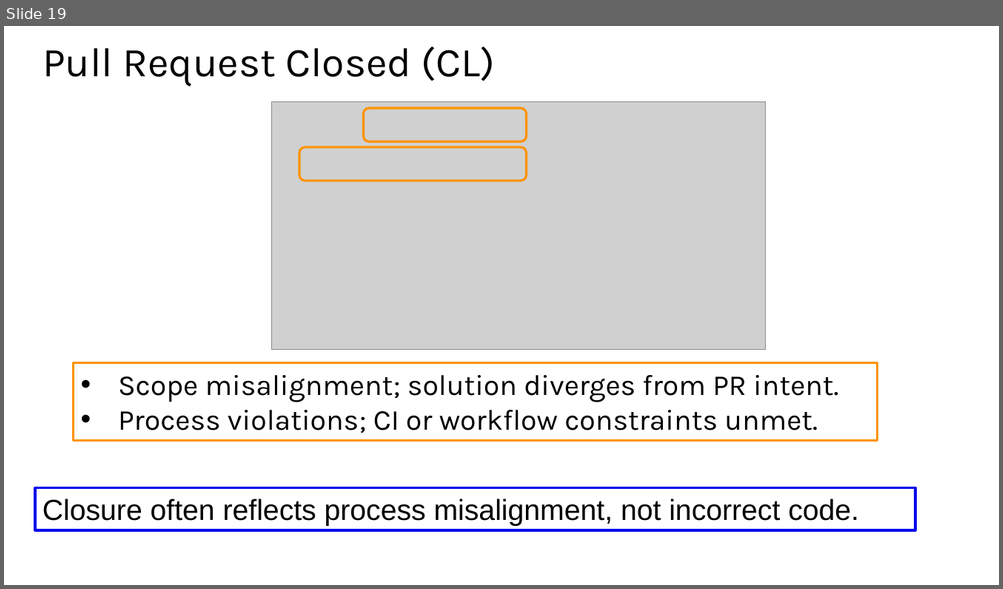
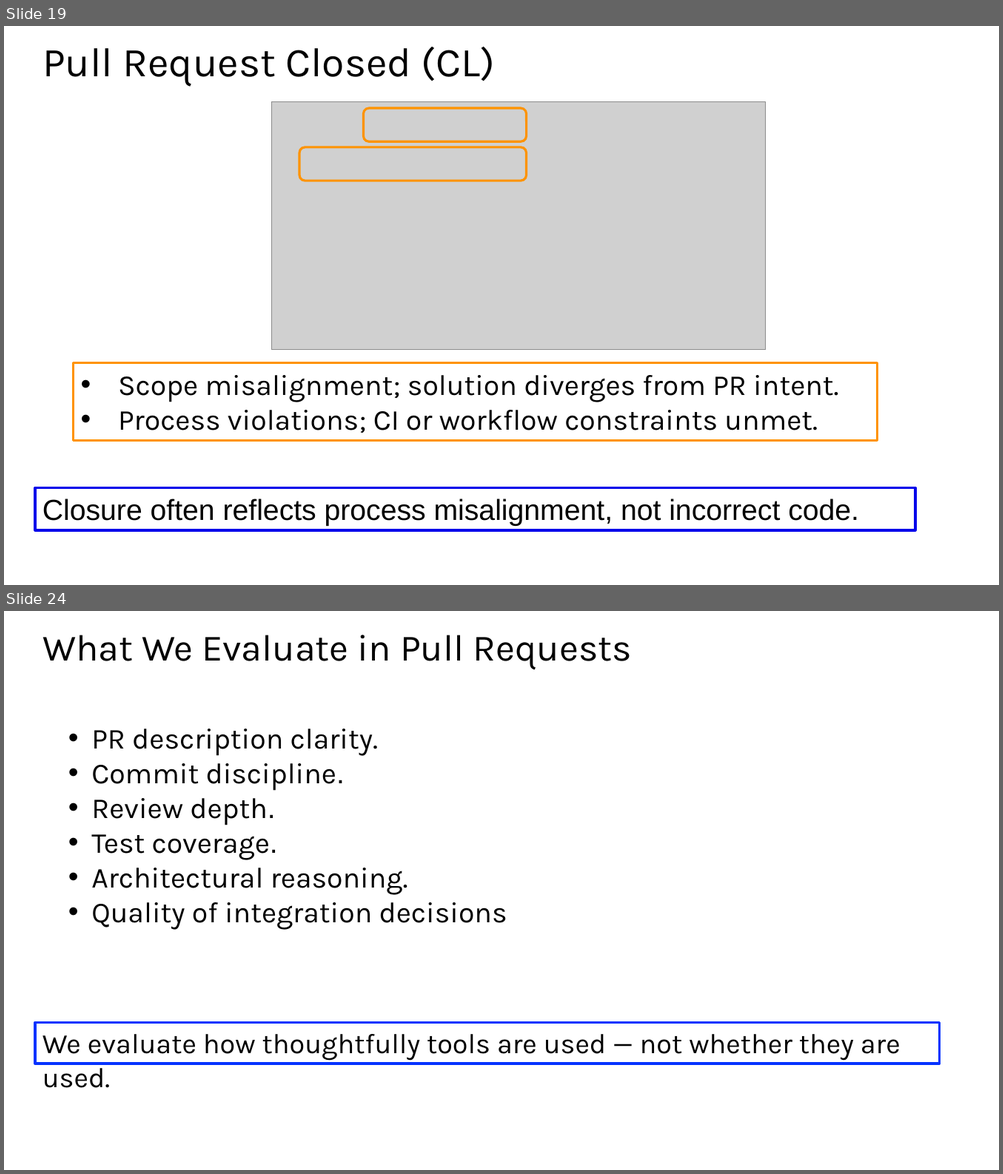
Before and after one commit to johnxu21/johnxu21.github.io, a slide deck: teaching/CS472/Timetable/LLV-L1.pptx. Shown one above the other, each under a label of ours: slide 19 before the commit, slides 19 and 24 after it; the slides between them are not shown. The pictures are 1003x589 and 1003x1174 pixels, drawn with LibreOffice and Linux fonts; fonts in the diff are those of the drawing; grey boxes stand for pictures. Boxes give left, top, right and bottom in pixels: in the first picture for what was removed or moved away, otherwise in the second. Text is boxed around its words. In the diff, an @@ line names an element or a change of style, - is before the commit and + after.

```diff
--- a/teaching/CS472/Timetable/LLV-L1.pptx
+++ b/teaching/CS472/Timetable/LLV-L1.pptx
@@ slide 24 added at <box>4,611,999,1170</box>, background #FFFFFF @@
@@ title added at <box>42,635,632,669</box>, 36 pt, text #000000 @@
+What We Evaluate in Pull Requests
@@ text added at <box>91,729,507,930</box>, 28 pt, text #000000 @@
+• PR description clarity.
+• Commit discipline.
+• Review depth.
+• Test coverage.
+• Architectural reasoning.
+• Quality of integration decisions
@@ rectangle added at <box>35,1023,939,1065</box>, outline #0432FF 2.25 pt, 27 pt, text #000000 @@
+We evaluate how thoughtfully tools are used — not whether they are used.
```
Also in this commit, not shown: 5 slides changed, 3 other slides added, 4 other files.
